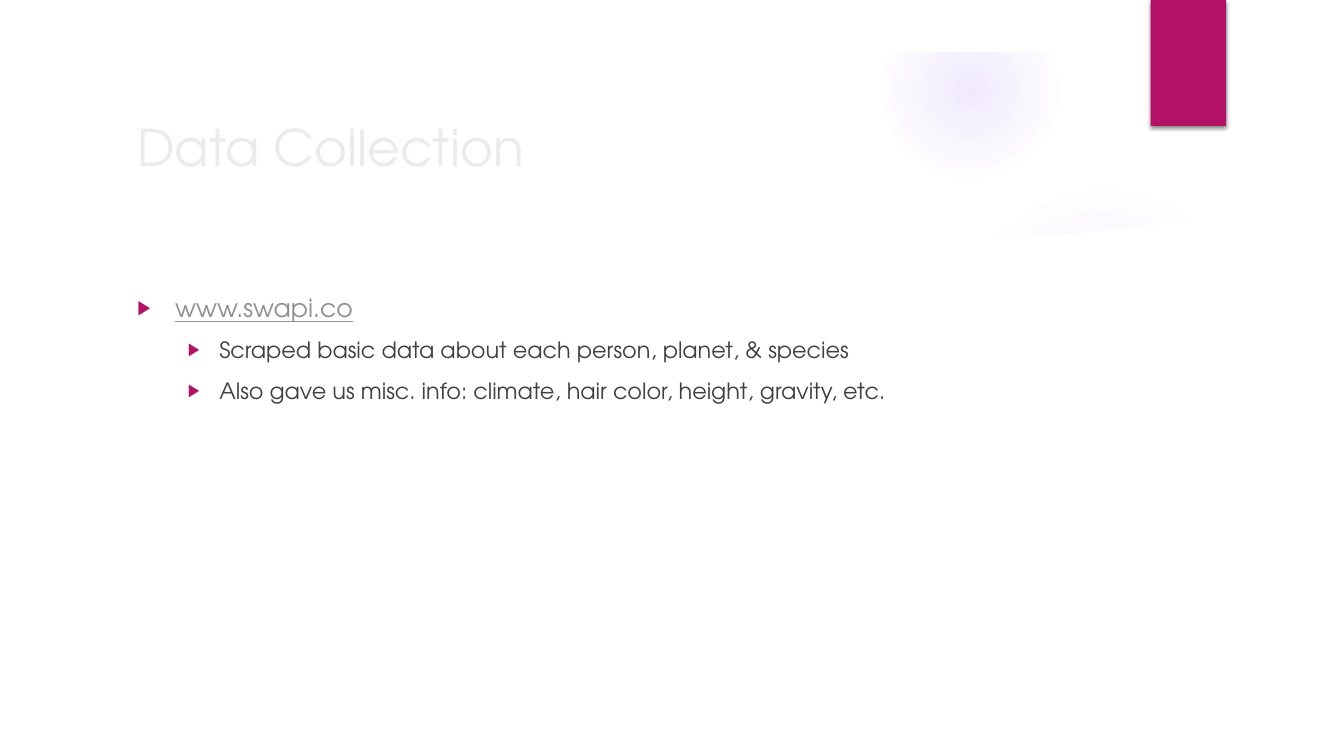
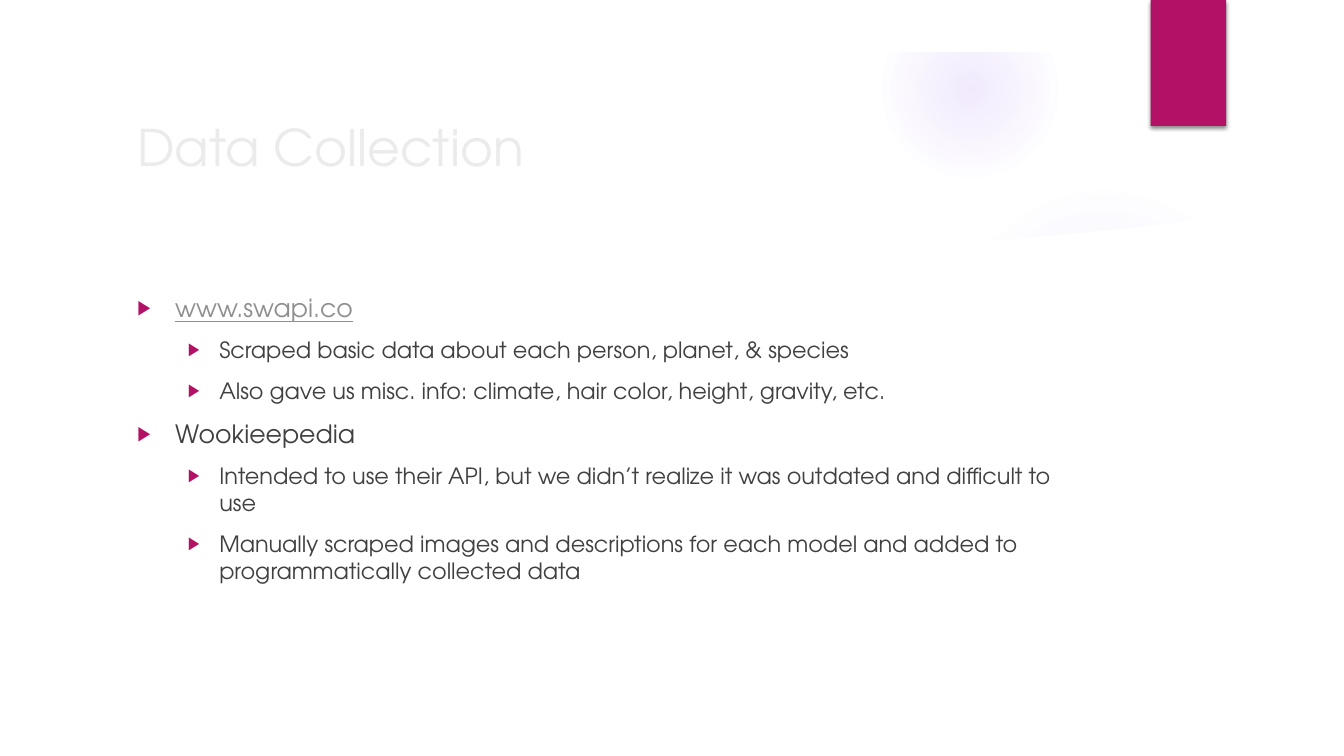
Before and after one commit to dianaruth/cs373-idb, a slide deck: slide 4 of swewars.pptx. Drawn at 1344x756 pixels with LibreOffice and Linux fonts; fonts in the diff are those of the drawing; background and template pictures are left out. Boxes give left, top, right and bottom in pixels: in the first picture for what was removed or moved away, otherwise in the second. Text is boxed around its words. In the diff, an @@ line names an element or a change of style, - is before the commit and + after.

```diff
--- a/swewars.pptx
+++ b/swewars.pptx
@@ text at [175,424,1051,584]: paragraphs added @@
+▶ Wookieepedia
+  ▶ Intended to use their API, but we didn’t realize it was outdated and difficult to use
+  ▶ Manually scraped images and descriptions for each model and added to programmatically collected data
```
Also in this commit, not shown: 5 other slides changed, 1 slide added.
